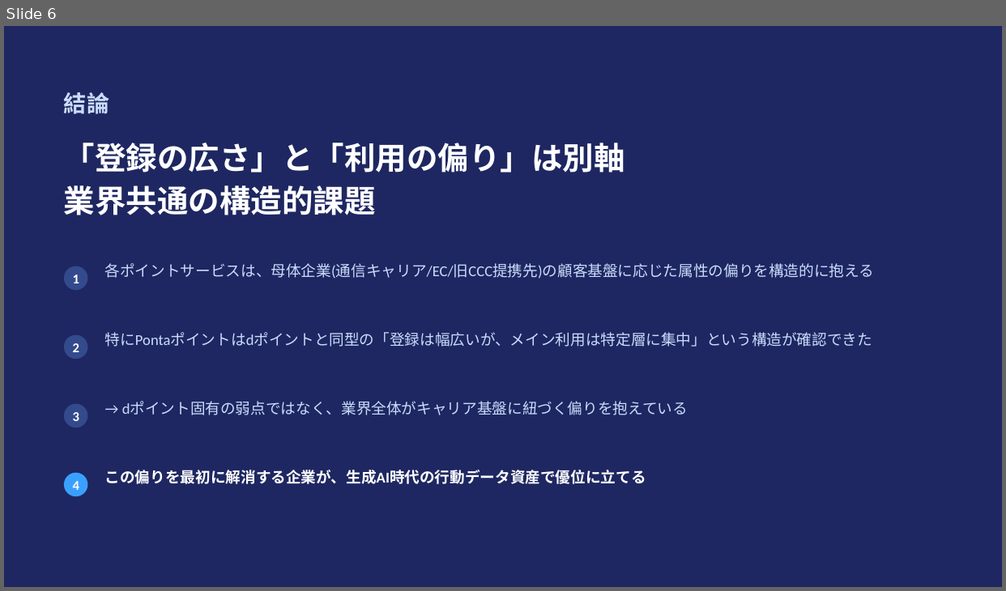
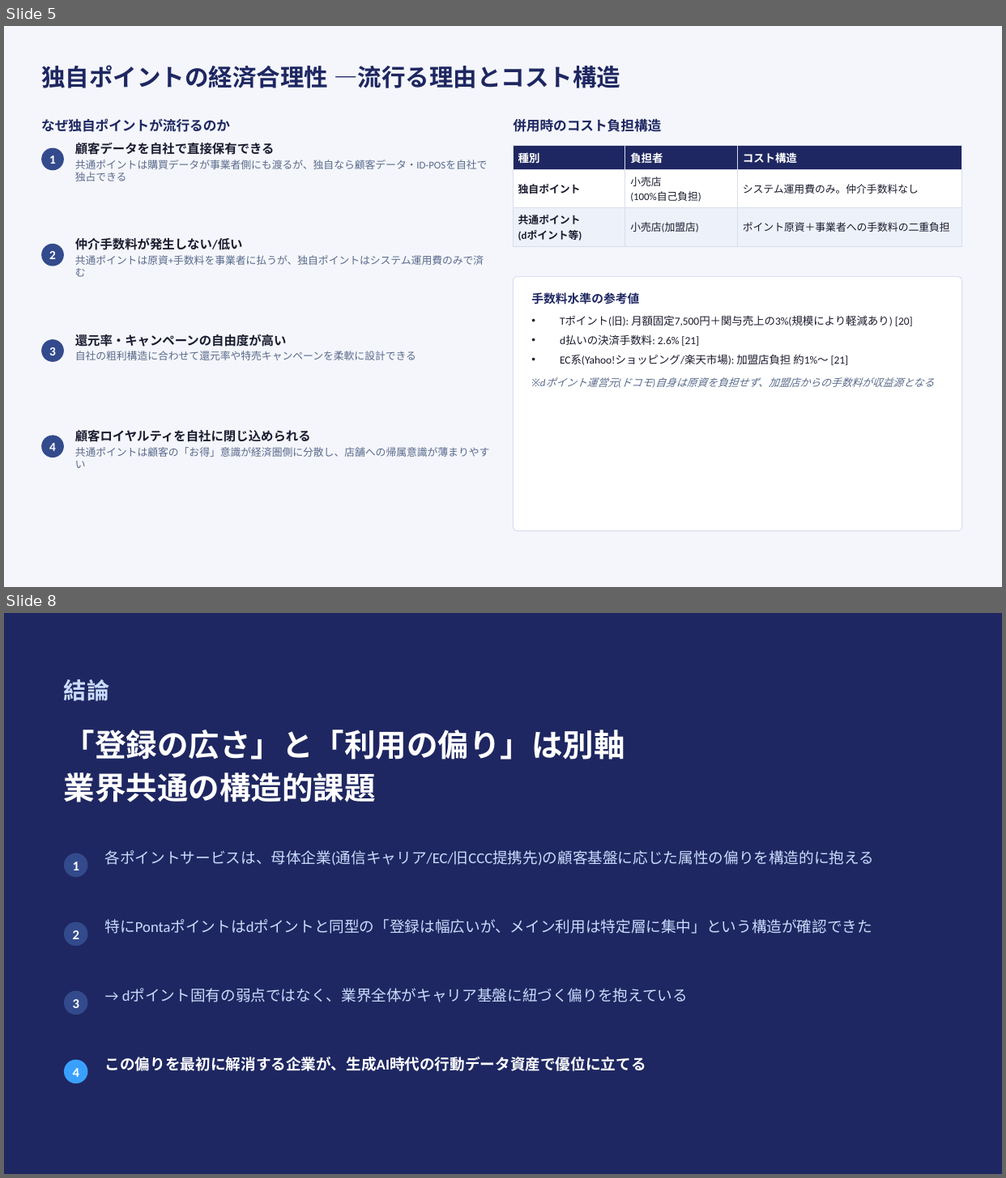
Before and after one commit to nasukazunori/NasuVault2, a slide deck: 大貴/添付ファイル/主要ポイント会員属性の偏り比較.pptx. Shown one above the other, each under a label of ours: slide 6 before the commit, slides 5 and 8 after it; the slides between them are not shown. The pictures are 1006x591 and 1006x1178 pixels, drawn with LibreOffice and Linux fonts; fonts in the diff are those of the drawing. Boxes give left, top, right and bottom in pixels: in the first picture for what was removed or moved away, otherwise in the second. Text is boxed around its words. In the diff, an @@ line names an element or a change of style, - is before the commit and + after.

```diff
--- a/大貴/添付ファイル/主要ポイント会員属性の偏り比較.pptx
+++ b/大貴/添付ファイル/主要ポイント会員属性の偏り比較.pptx
@@ slide 5 added at [4, 26, 1002, 587], background #F4F6FB @@
@@ text added at [41, 65, 620, 88], 23 pt, text #1E2761, bold @@
+独自ポイントの経済合理性 ―流行る理由とコスト構造
@@ text added at [41, 118, 230, 132], 13 pt, text #1E2761, bold @@
+なぜ独自ポイントが流行るのか
@@ text added at [513, 118, 661, 132], 13 pt, text #1E2761, bold @@
+併用時のコスト負担構造
@@ text added at [75, 143, 488, 169], 10 pt, text #5A6B8C @@
+顧客データを自社で直接保有できる
+共通ポイントは購買データが事業者側にも渡るが、独自なら顧客データ・ID-POSを自社で独占できる
@@ table added at [513, 146, 962, 244], 3 rows, 3 columns @@
+種別 | 負担者 | コスト構造
+独自ポイント | 小売店 / (100%自己負担) | システム運用費のみ。仲介手数料なし
+共通ポイント / (dポイント等) | 小売店(加盟店) | ポイント原資＋事業者への手数料の二重負担
@@ ellipse added at [41, 148, 64, 170], fill #334A8C @@
@@ text added at [49, 156, 56, 164], 12 pt, text #FFFFFF, bold @@
+1
@@ ellipse added at [41, 244, 64, 267], fill #334A8C @@
@@ text added at [75, 238, 484, 277], 10 pt, text #5A6B8C @@
+仲介手数料が発生しない/低い
+共通ポイントは原資+手数料を事業者に払うが、独自ポイントはシステム運用費のみで済む
@@ text added at [49, 251, 56, 259], 12 pt, text #FFFFFF, bold @@
+2
@@ rounded rectangle added at [513, 277, 962, 531], fill #FFFFFF, outline #D7DEEE 0.75 pt @@
@@ text added at [531, 292, 934, 387], 10.5 pt, text #1B1B2F @@
+手数料水準の参考値
+• Tポイント(旧): 月額固定7,500円＋関与売上の3%(規模により軽減あり) [20]
+• d払いの決済手数料: 2.6% [21]
+• EC系(Yahoo!ショッピング/楽天市場): 加盟店負担 約1%〜 [21]
+※dポイント運営元(ドコモ)自身は原資を負担せず、加盟店からの手数料が収益源となる
@@ ellipse added at [41, 339, 64, 362], fill #334A8C @@
@@ text added at [75, 335, 416, 361], 10 pt, text #5A6B8C @@
+還元率・キャンペーンの自由度が高い
+自社の粗利構造に合わせて還元率や特売キャンペーンを柔軟に設計できる
@@ text added at [49, 348, 56, 356], 12 pt, text #FFFFFF, bold @@
+3
@@ ellipse added at [41, 436, 64, 458], fill #334A8C @@
@@ text added at [75, 430, 490, 468], 10 pt, text #5A6B8C @@
+顧客ロイヤルティを自社に閉じ込められる
+共通ポイントは顧客の「お得」意識が経済圏側に分散し、店舗への帰属意識が薄まりやすい
@@ text added at [49, 443, 56, 451], 12 pt, text #FFFFFF, bold @@
+4
@@ what was slide 6 is now slide 8 @@
```
Also in this commit, not shown: 1 slide changed, 1 other slide added, 1 other file.
